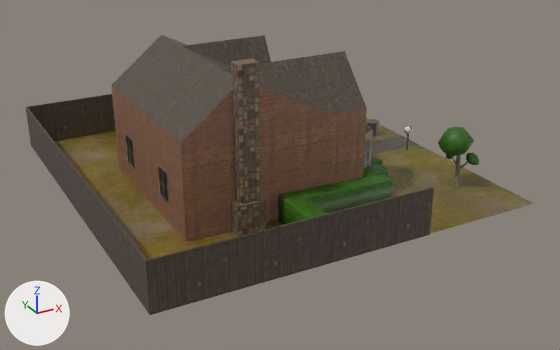
An edit to the FBX model Assets/Models/House 1.fbx, drawn before and after from the same camera.
One viewpoint serves both versions: a 50 mm lens placed at (-8.95, -17.35, 8.46), pointed at (0.09, -0.91, 0.24). The lights are fixed; the arrows at lower left show +X, +Y and +Z. Where no turn or scale is listed for an object, it has been applied to the vertices.

Names of what the first picture shows: 'Building', 'Fence', 'Ground', 'Hedges', 'Sidewalk', 'Tree'.
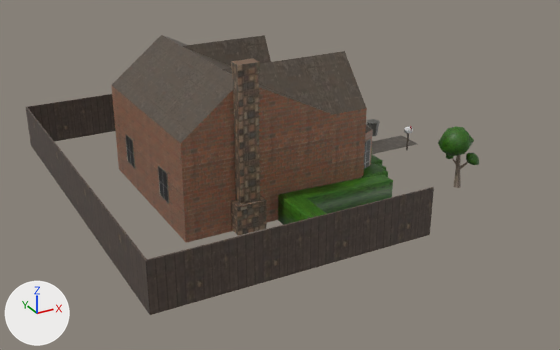
Commit message: House Stuff

Where the change shows, as pixel boxes [x1, y1, x2, y2] in the pictures (560 x 350 px):
'Ground', deleted: before [32, 118, 534, 312]

The change, as a diff of the scene's bpy script:
```diff
--- a/Assets/Models/House 1.fbx.py
+++ b/Assets/Models/House 1.fbx.py
@@ ob_ground @@
-ob_ground = bpy.data.objects.new('Ground', me_plane_009)
-ob_ground.location = (0.0, 0.0, 0.0)
```
